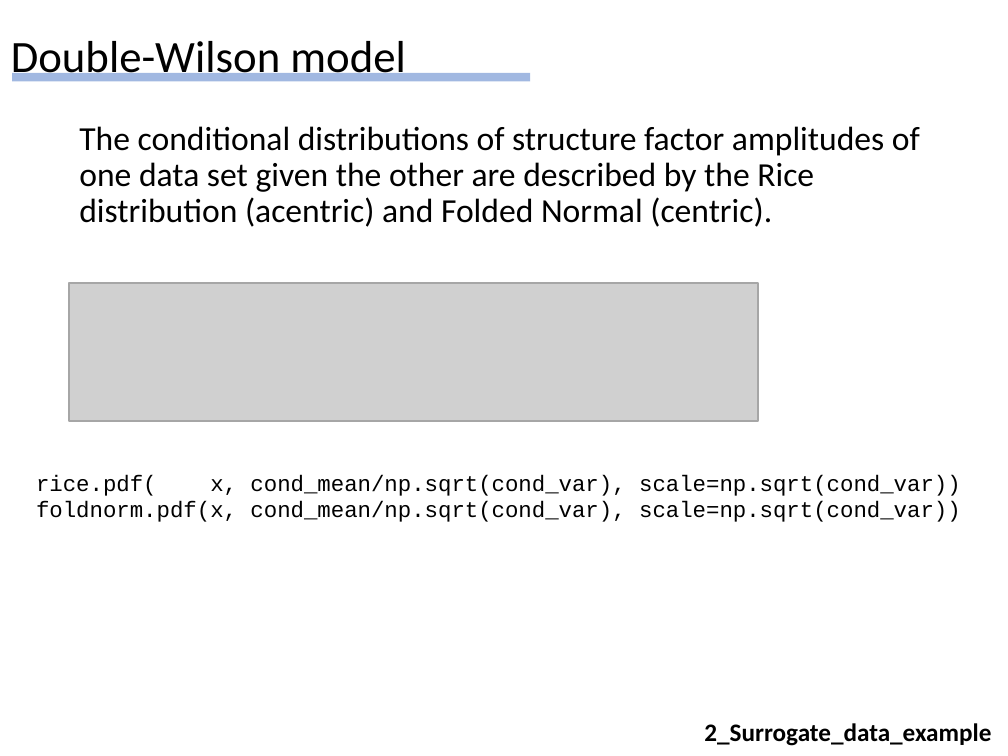
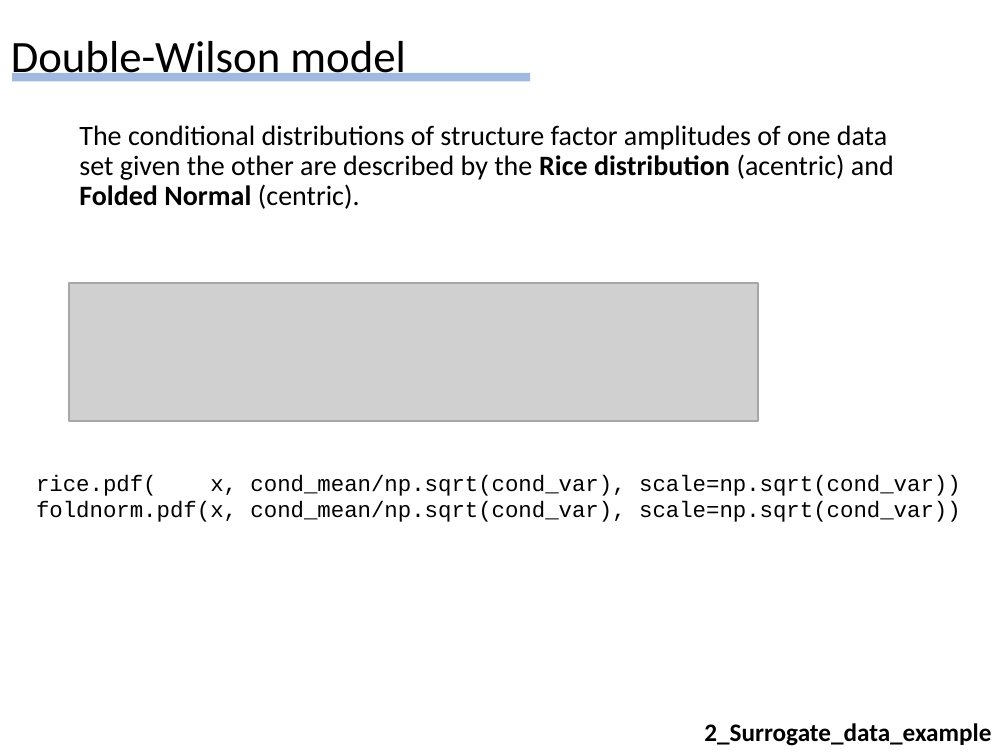
Before and after one commit to Hekstra-Lab/dw, a slide deck: slide 29 of Summary_of_findings_DH_20210218.pptx (slide 23 before the commit). Drawn at 1008x756 pixels with LibreOffice and Linux fonts; fonts in the diff are those of the drawing; grey boxes stand for pictures. Boxes give left, top, right and bottom in pixels: in the first picture for what was removed or moved away, otherwise in the second. Text is boxed around its words. In the diff, an @@ line names an element or a change of style, - is before the commit and + after.

```diff
--- a/Summary_of_findings_DH_20210218.pptx
+++ b/Summary_of_findings_DH_20210218.pptx
@@ text "The conditional distributions of structure ..." at <box>79,125,894,209</box>: size 24 to 20 pt; bold on in "Rice distribution Folded Normal" @@
```
Also in this commit, not shown: 17 other slides changed, 49 slides added, 7 slides removed, 15 other files.
